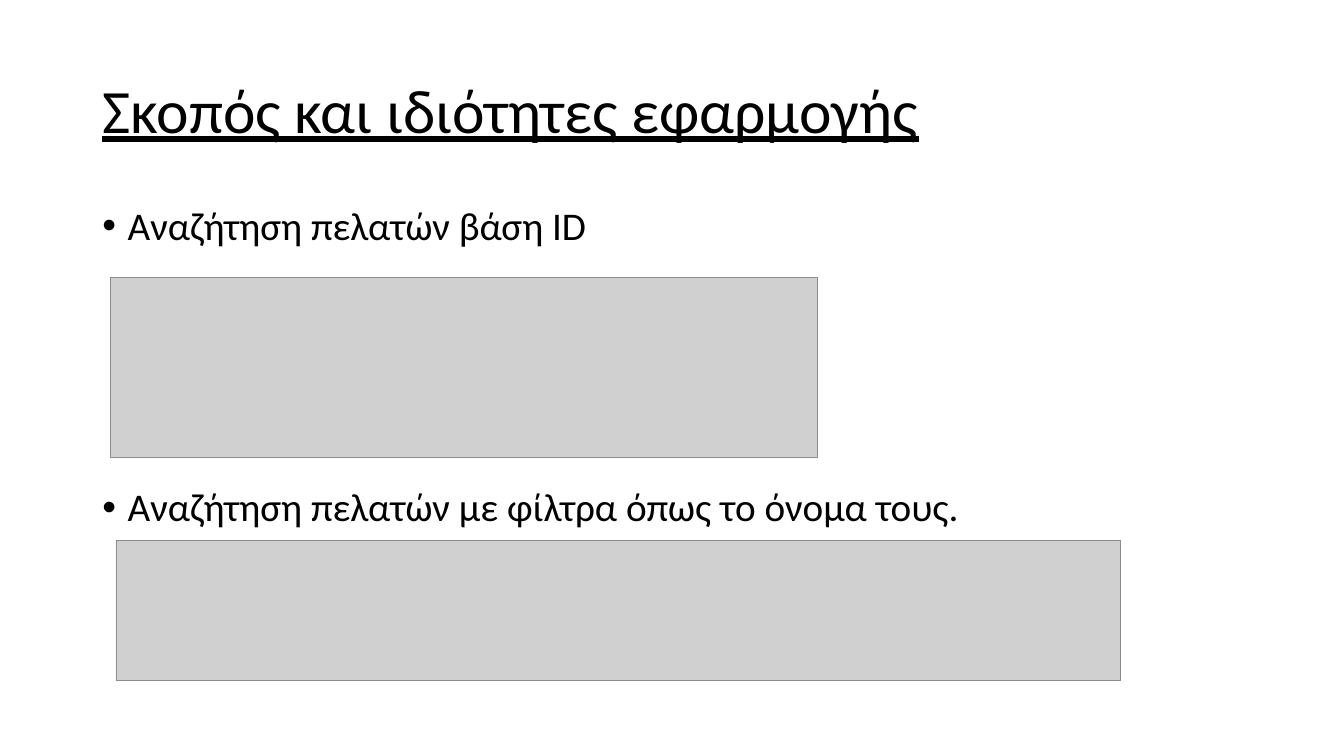
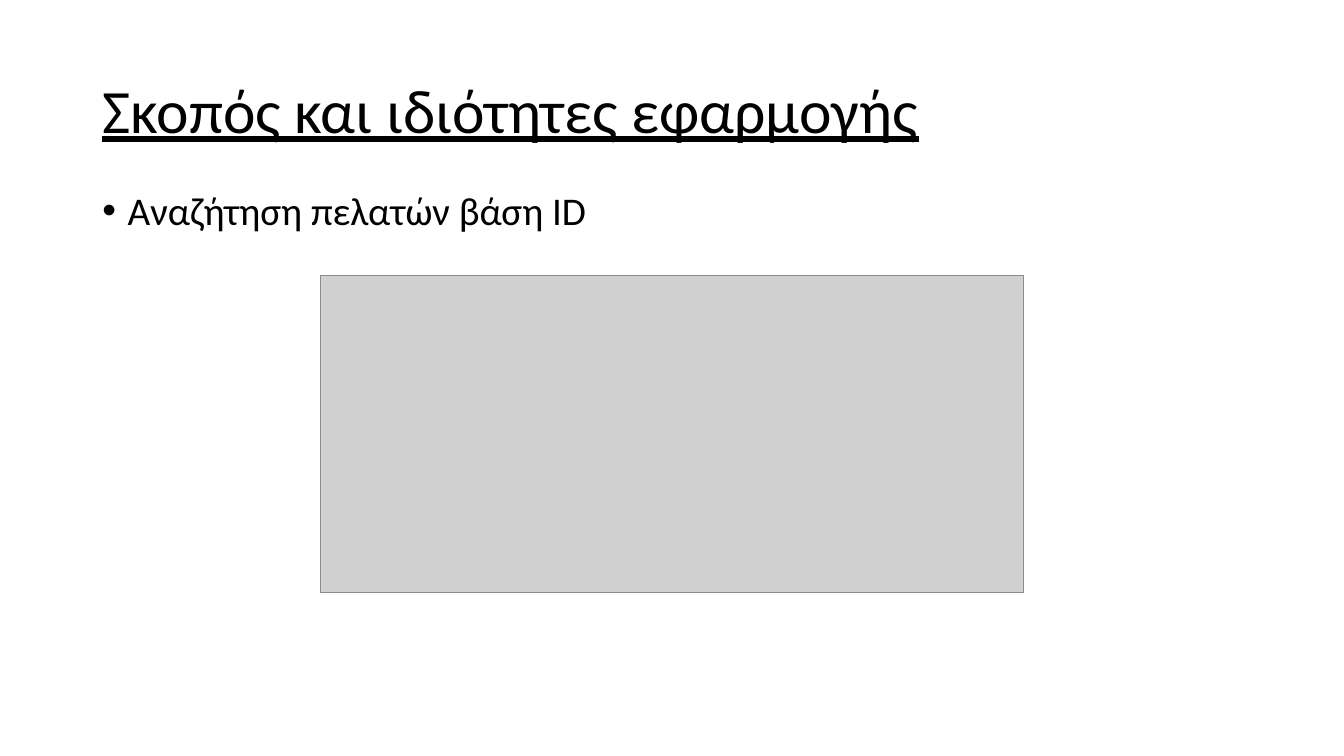
Before and after one commit to Apo-P/GymDatabase, a slide deck: slide 6 of ΤΕΛΙΚΗ ΠΑΡΟΥΣΙΑΣΗ.pptx. Drawn at 1344x756 pixels with LibreOffice and Linux fonts; fonts in the diff are those of the drawing; grey boxes stand for pictures. Boxes give left, top, right and bottom in pixels: in the first picture for what was removed or moved away, otherwise in the second. Text is boxed around its words. In the diff, an @@ line names an element or a change of style, - is before the commit and + after.

Commit message:
Changes some pictures on the docs,pptx

```diff
--- a/ΤΕΛΙΚΗ ΠΑΡΟΥΣΙΑΣΗ.pptx
+++ b/ΤΕΛΙΚΗ ΠΑΡΟΥΣΙΑΣΗ.pptx
@@ text "Αναζήτηση πελατών βάση ID": place and size @@
-text "Αναζήτηση πελατών βάση ID" at [128, 212, 959, 528]
+text "Αναζήτηση πελατών βάση ID" at [128, 197, 586, 232]
@@ picture removed at [111, 278, 819, 458] @@
@@ picture added at [321, 275, 1024, 592] @@
@@ text at [128, 493, 959, 528]: paragraph removed @@
-• Αναζήτηση πελατών με φίλτρα όπως το όνομα τους.
@@ picture removed at [117, 540, 1121, 681] @@
```
Also in this commit, not shown: 3 other slides changed, 1 slide added, 2 other files.
